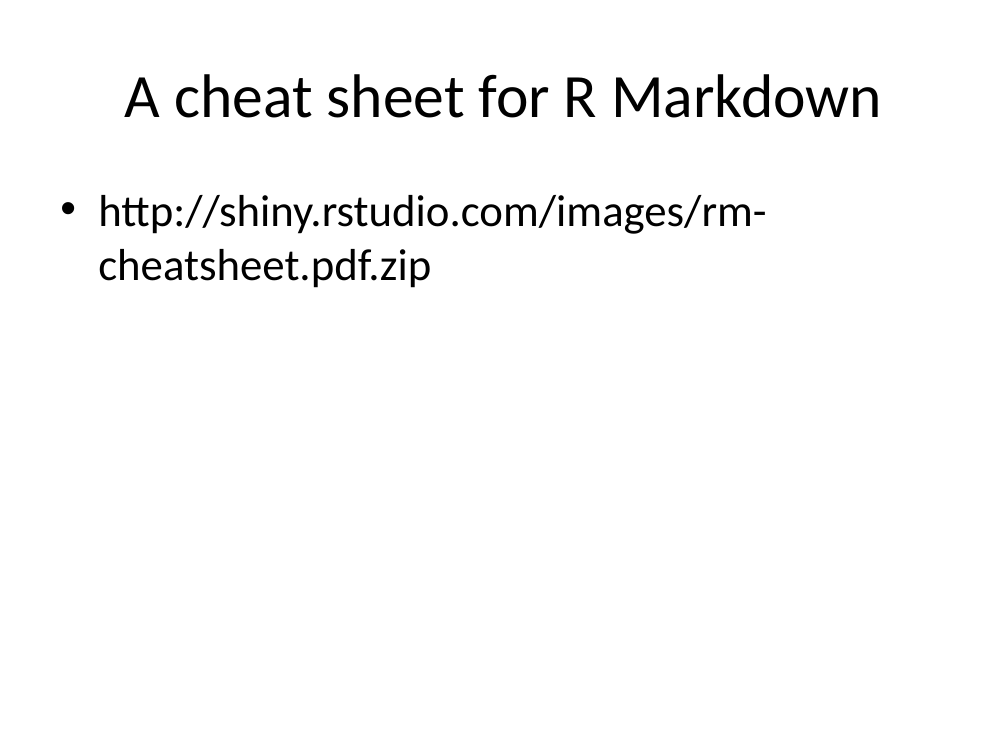
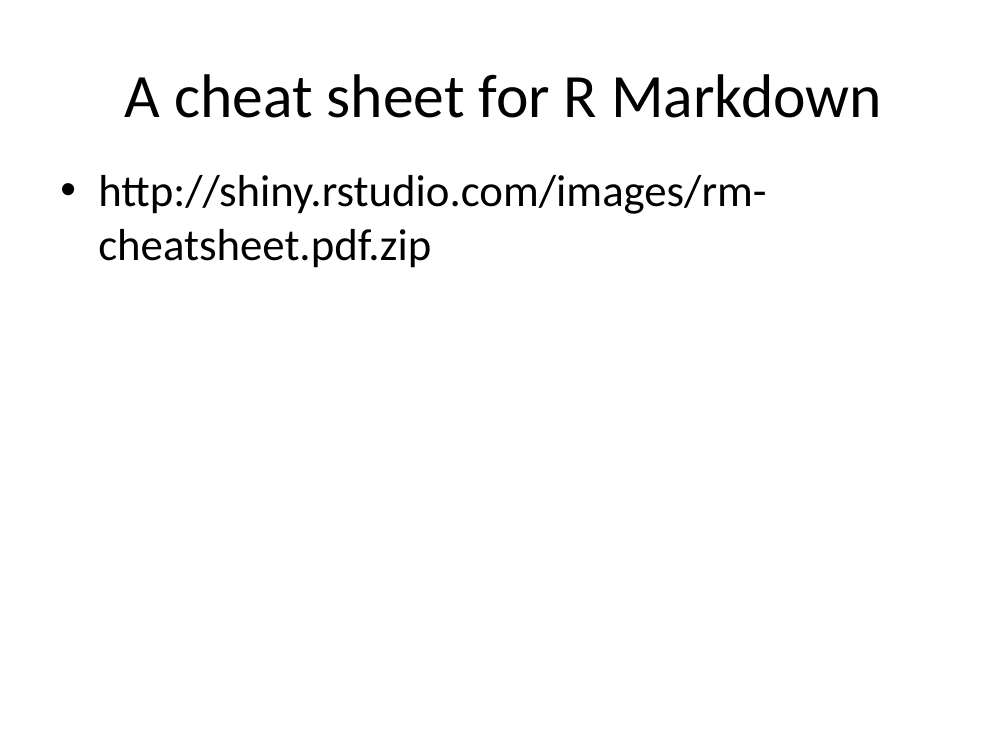
Before and after one commit to ethanweed/Stats4Humanities2016, a slide deck: slide 20 of Day1/Lab1 - afternoon.pptx (slide 19 before the commit). Drawn at 1008x756 pixels with LibreOffice and Linux fonts; fonts in the diff are those of the drawing. Boxes give left, top, right and bottom in pixels: in the first picture for what was removed or moved away, otherwise in the second. Text is boxed around its words. In the diff, an @@ line names an element or a change of style, - is before the commit and + after.

```diff
--- a/Day1/Lab1 - afternoon.pptx
+++ b/Day1/Lab1 - afternoon.pptx
@@ text "http://shiny.rstudio.com/images/rm-cheatsheet.pdf.zip": place and size @@
-text "http://shiny.rstudio.com/images/rm-cheatsheet.pdf.zip" at bbox=[98, 195, 766, 288]
+text "http://shiny.rstudio.com/images/rm-cheatsheet.pdf.zip" at bbox=[98, 175, 766, 268]
```
Also in this commit, not shown: 1 slide added, 8 other files.
